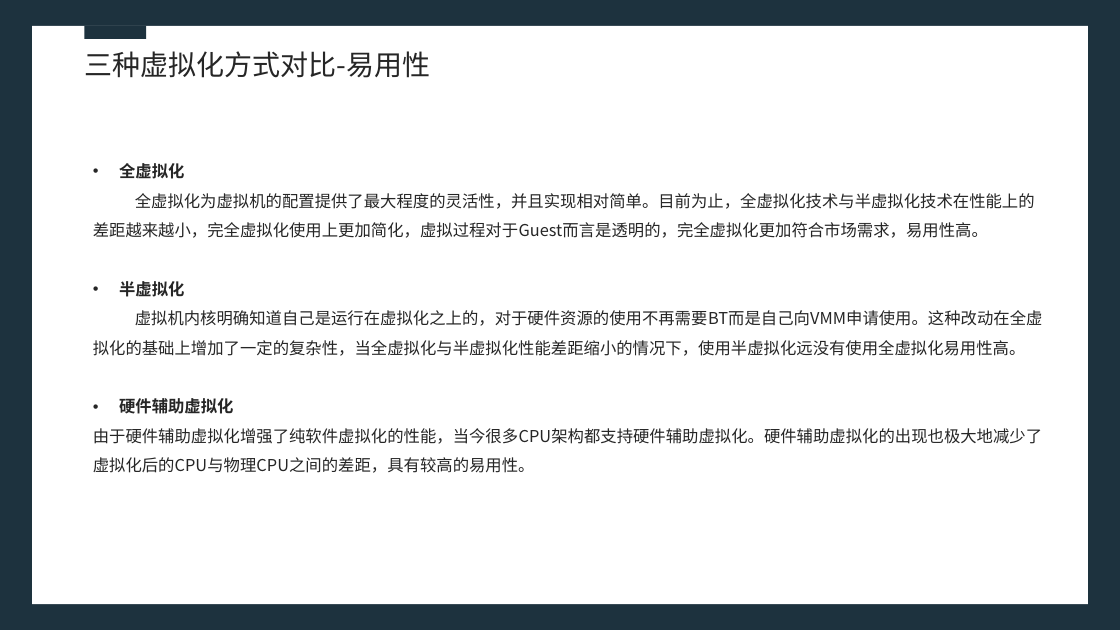
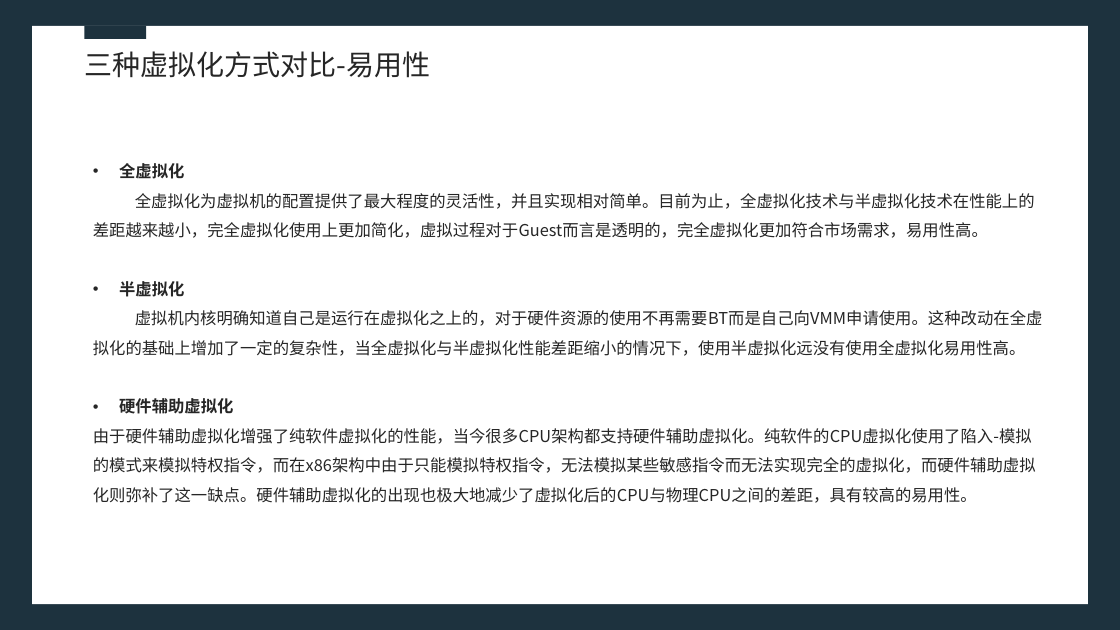
Before and after one commit to shushushucier/LearningRecord, a slide deck: slide 11 of CloudComputing/HomeworkRecord/Unit3-d63fe013746aac9a549827da25466491.pptx. Drawn at 1120x630 pixels with LibreOffice and Linux fonts; fonts in the diff are those of the drawing. Boxes give left, top, right and bottom in pixels: in the first picture for what was removed or moved away, otherwise in the second. Text is boxed around its words. In the diff, an @@ line names an element or a change of style, - is before the commit and + after.

Commit message:
作业3.2

```diff
--- a/CloudComputing/HomeworkRecord/Unit3-d63fe013746aac9a549827da25466491.pptx
+++ b/CloudComputing/HomeworkRecord/Unit3-d63fe013746aac9a549827da25466491.pptx
@@ text at bbox=[93, 428, 1036, 503]: text changed @@
-由于硬件辅助虚拟化增强了纯软件虚拟化的性能，当今很多CPU架构都支持硬件辅助虚拟化。硬件辅助虚拟化的出现也极大地减少了虚拟化后的CPU与物理CPU之间的差距，具有较高的易用性。
+由于硬件辅助虚拟化增强了纯软件虚拟化的性能，当今很多CPU架构都支持硬件辅助虚拟化。纯软件的CPU虚拟化使用了陷入-模拟的模式来模拟特权指令，而在x86架构中由于只能模拟特权指令，无法模拟某些敏感指令而无法实现完全的虚拟化，而硬件辅助虚拟化则弥补了这一缺点。硬件辅助虚拟化的出现也极大地减少了虚拟化后的CPU与物理CPU之间的差距，具有较高的易用性。
```
Also in this commit, not shown: 1 other slide changed.
